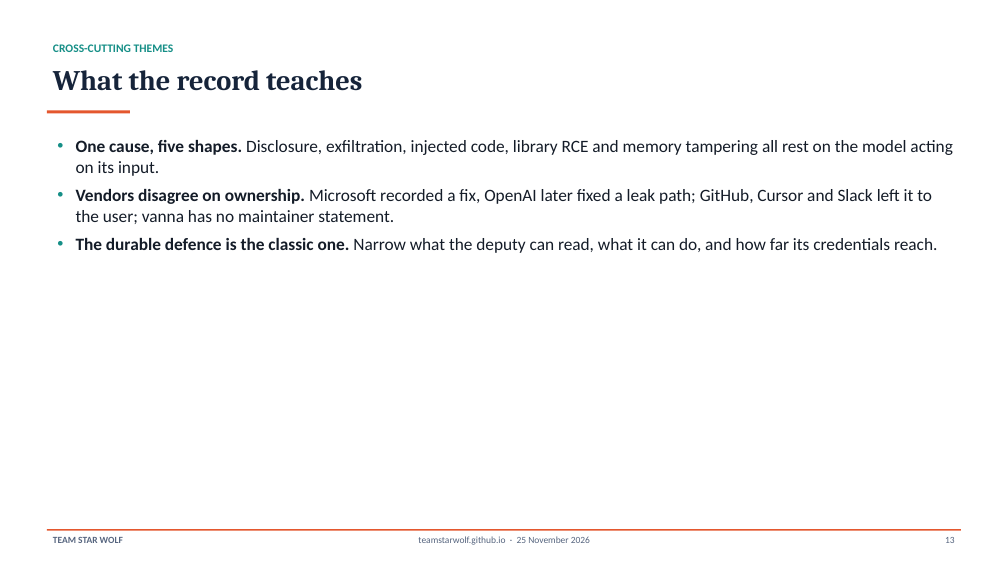
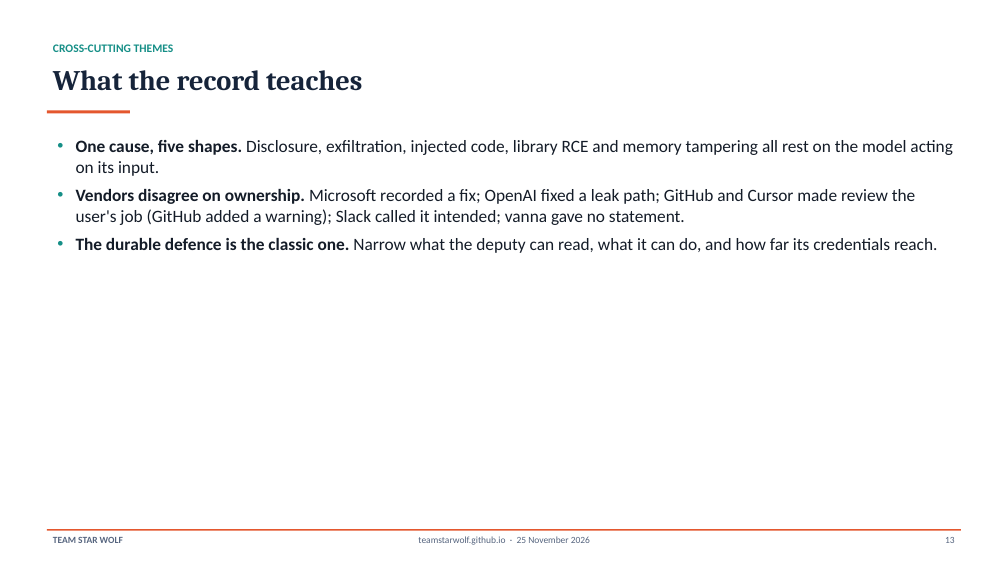
Before and after one commit to TeamStarWolf/TeamStarWolf, a slide deck: slide 13 of case-studies/slides/AI_Assistant_Prompt_Injection_Case_Study.pptx. Drawn at 1008x567 pixels with LibreOffice and Linux fonts; fonts in the diff are those of the drawing. Boxes give left, top, right and bottom in pixels: in the first picture for what was removed or moved away, otherwise in the second. Text is boxed around its words. In the diff, an @@ line names an element or a change of style, - is before the commit and + after.

```diff
--- a/case-studies/slides/AI_Assistant_Prompt_Injection_Case_Study.pptx
+++ b/case-studies/slides/AI_Assistant_Prompt_Injection_Case_Study.pptx
@@ text at (x1=76, y1=189, x2=915, y2=225): text changed @@
-• Vendors disagree on ownership. Microsoft recorded a fix, OpenAI later fixed a leak path; GitHub, Cursor and Slack left it to the user; vanna has no maintainer statement.
+• Vendors disagree on ownership. Microsoft recorded a fix; OpenAI fixed a leak path; GitHub and Cursor made review the user's job (GitHub added a warning); Slack called it intended; vanna gave no statement.
```
Also in this commit, not shown: 1 other slide changed, 3 other files.
